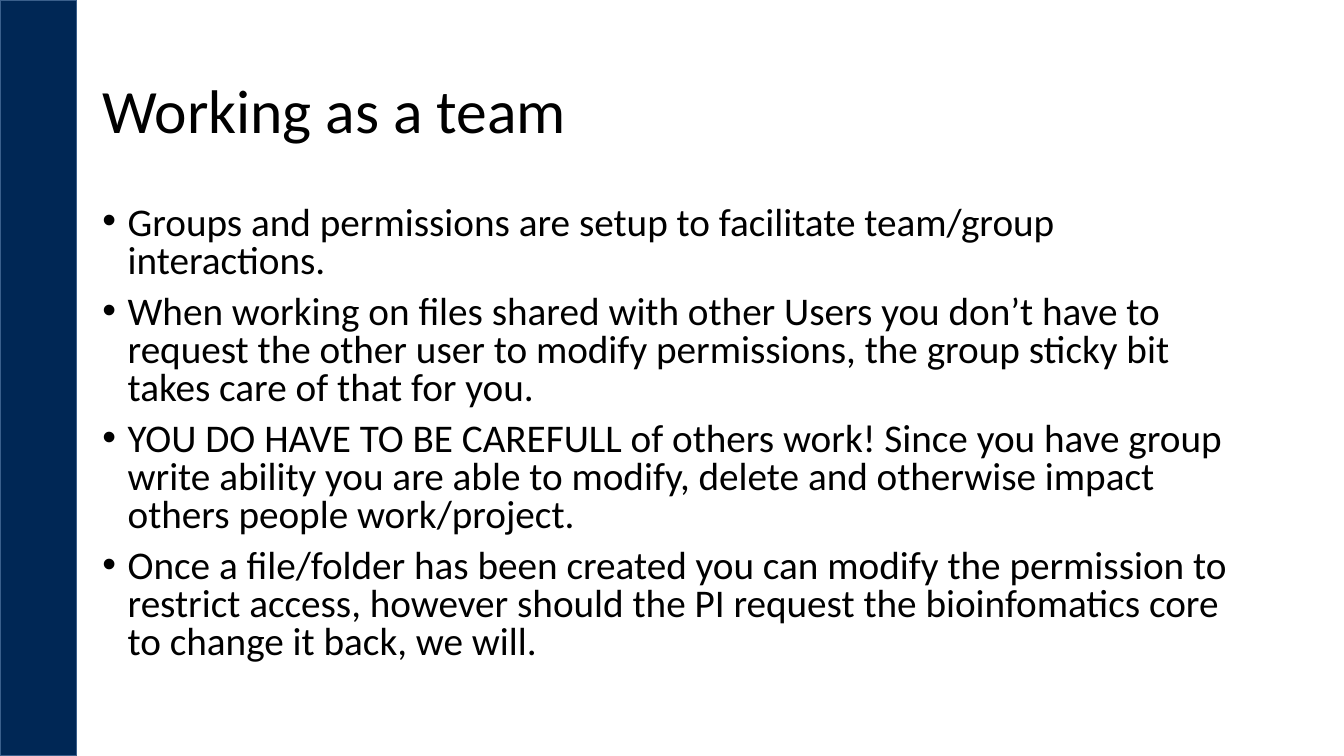
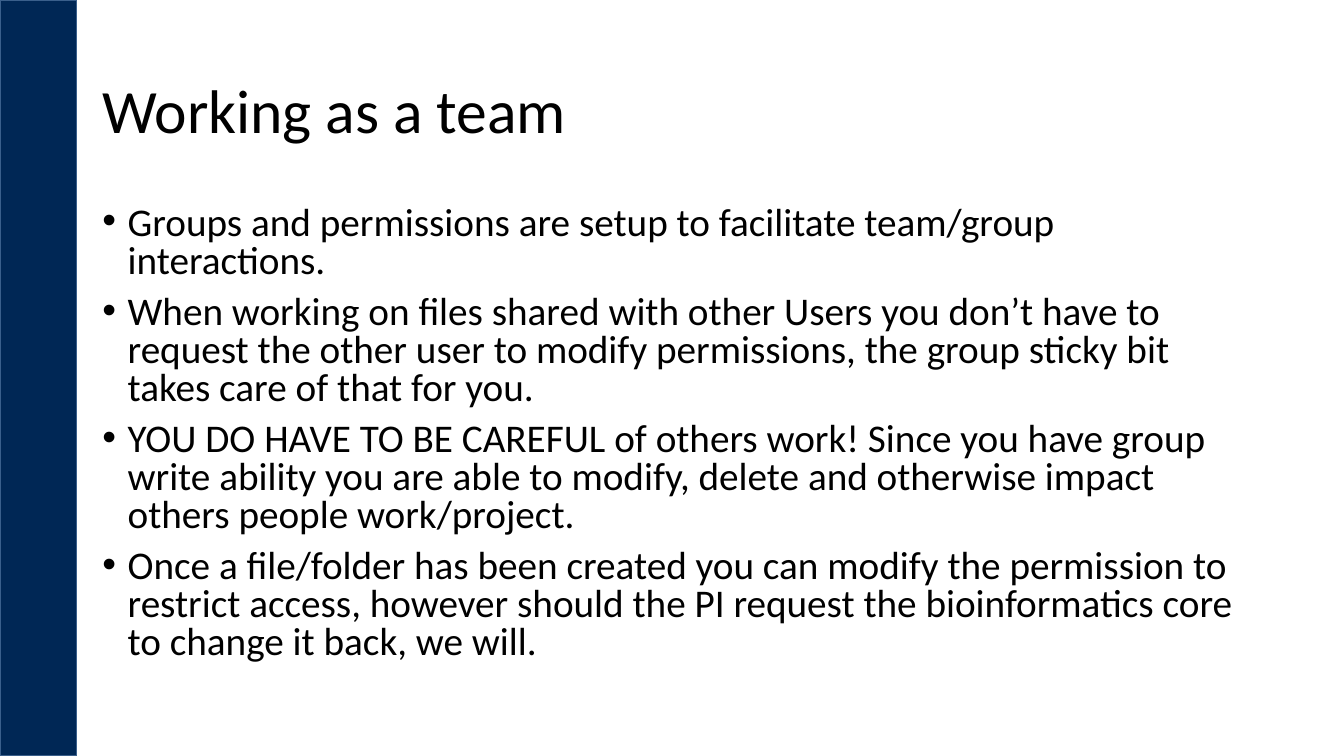
Before and after one commit to ucdavis-bioinformatics-training/A-Primer-on-Using-the-Bioinformatics-Core-Administrated-Servers-and-Cluster-s-, a slide deck: slide 13 of UCDavis-howtocomputing.pptx. Drawn at 1344x756 pixels with LibreOffice and Linux fonts; fonts in the diff are those of the drawing; background and template pictures are left out. Boxes give left, top, right and bottom in pixels: in the first picture for what was removed or moved away, otherwise in the second. Text is boxed around its words. In the diff, an @@ line names an element or a change of style, - is before the commit and + after.

```diff
--- a/UCDavis-howtocomputing.pptx
+++ b/UCDavis-howtocomputing.pptx
@@ text at [128,424,1232,662]: text changed @@
-• YOU DO HAVE TO BE CAREFULL of others work! Since you have group write ability you are able to modify, delete and otherwise impact others people work/project.
-• Once a file/folder has been created you can modify the permission to restrict access, however should the PI request the bioinfomatics core to change it back, we will.
+• YOU DO HAVE TO BE CAREFUL of others work! Since you have group write ability you are able to modify, delete and otherwise impact others people work/project.
+• Once a file/folder has been created you can modify the permission to restrict access, however should the PI request the bioinformatics core to change it back, we will.
```
Also in this commit, not shown: 2 other slides changed, 1 other file.
